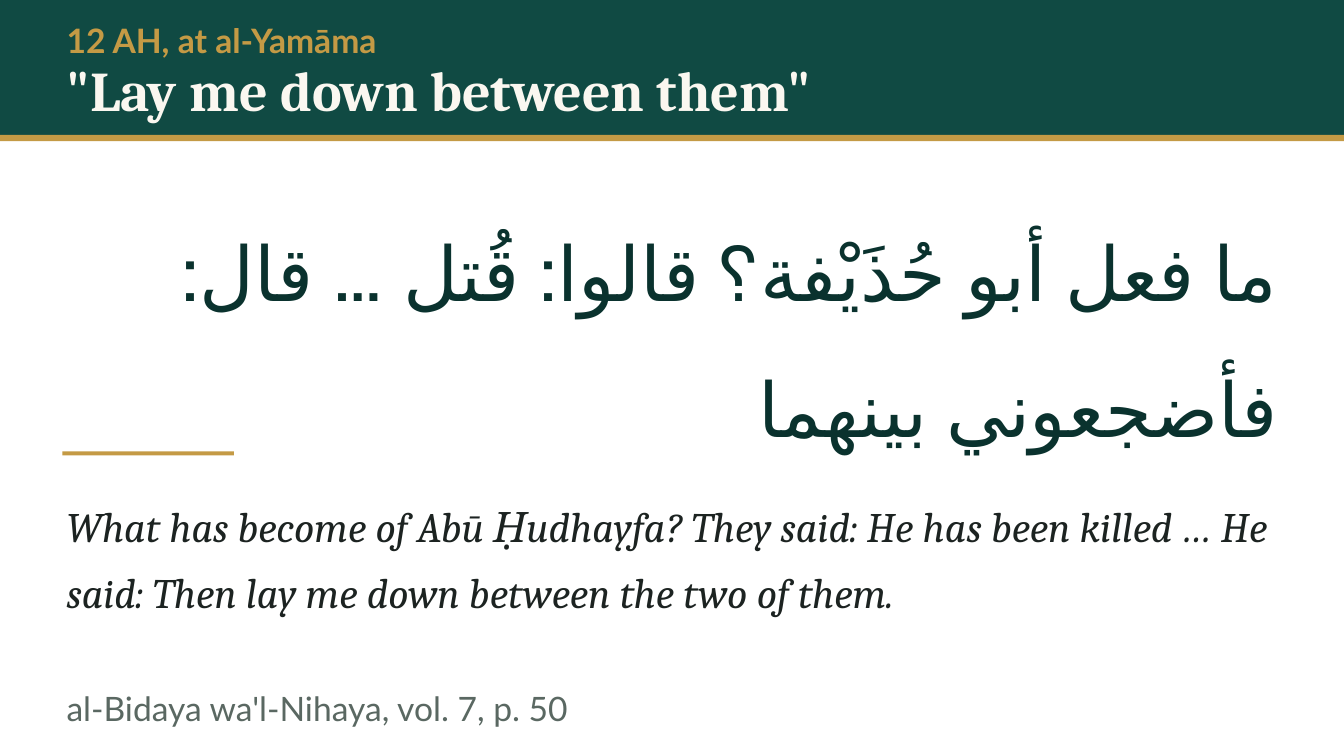
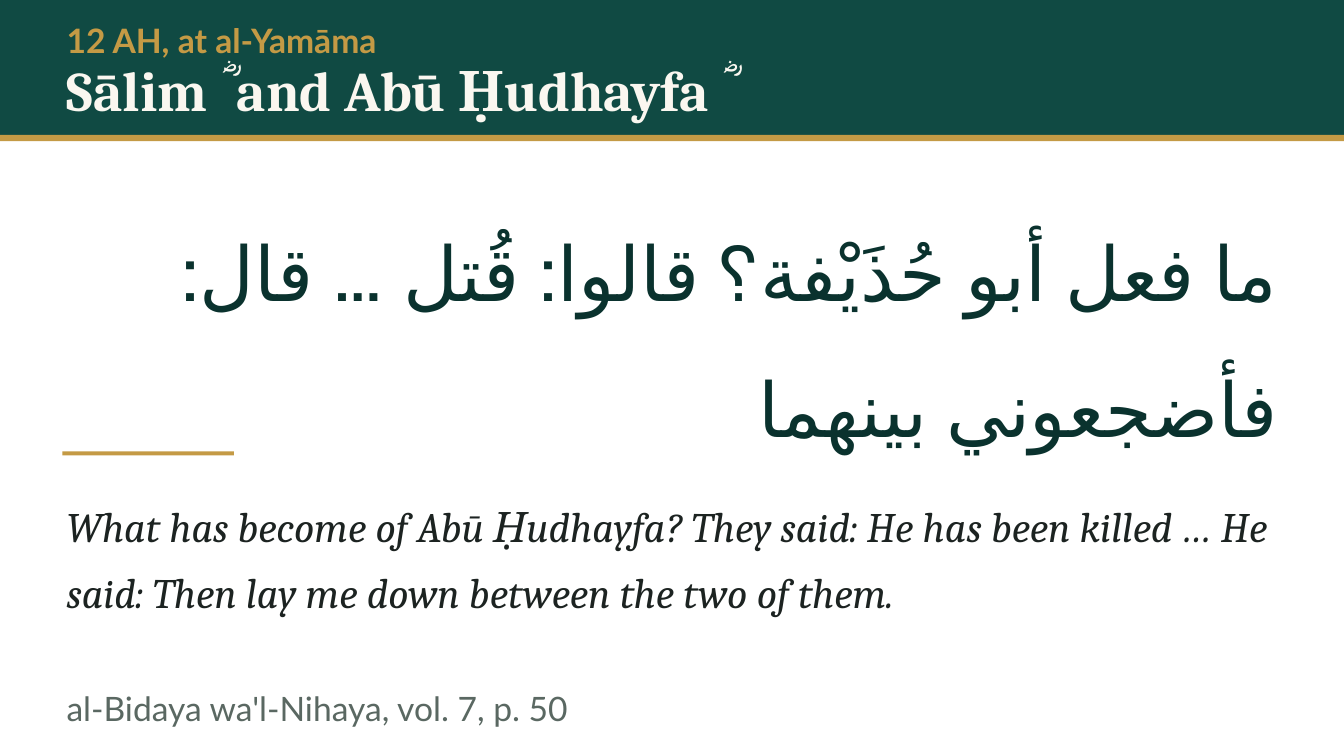
Before and after one commit to daniyalyasin93/2026SeptemberIslamicHistoryClass, a slide deck: slide 36 of S05_yamama_dead_oman_mahra/S05.pptx. Drawn at 1344x756 pixels with LibreOffice and Linux fonts; fonts in the diff are those of the drawing. Boxes give left, top, right and bottom in pixels: in the first picture for what was removed or moved away, otherwise in the second. Text is boxed around its words. In the diff, an @@ line names an element or a change of style, - is before the commit and + after.

```diff
--- a/S05_yamama_dead_oman_mahra/S05.pptx
+++ b/S05_yamama_dead_oman_mahra/S05.pptx
@@ text at (67,64,446,112): text changed @@
-"Lay me down between them"
+Sālim ؓ and Abū Ḥudhayfa ؓ
```
Also in this commit, not shown: 22 other slides changed, 6 other files.
